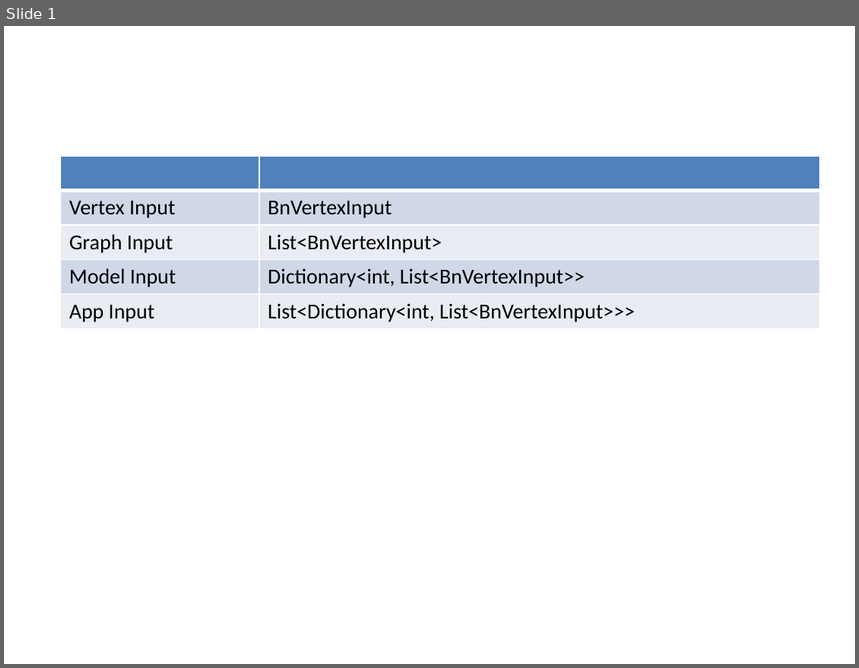
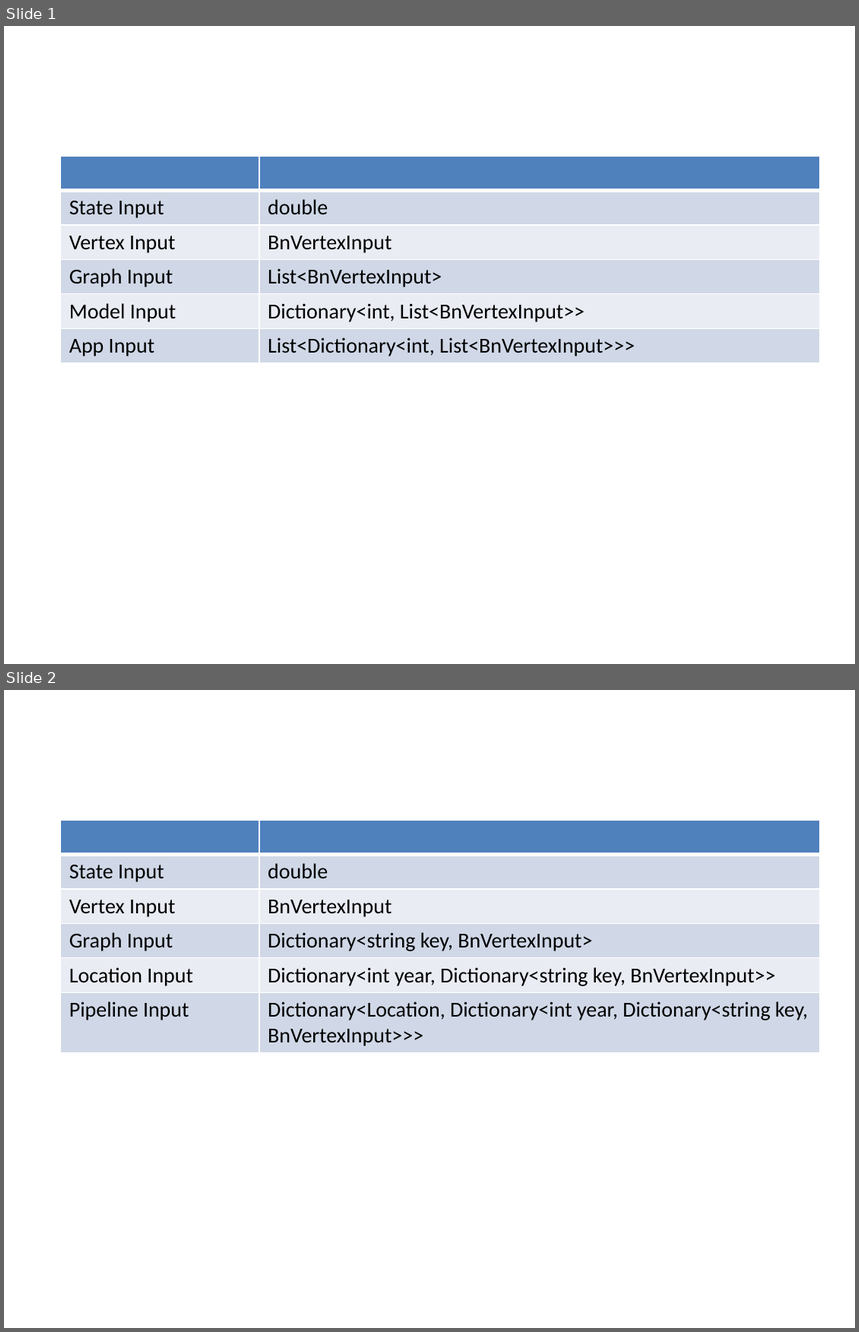
Before and after one commit to sandy70/Marv, a slide deck: Docs/MarvInputs.pptx. Shown one above the other, each under a label of ours: slide 1 before the commit, slides 1 and 2 after it. The pictures are 859x668 and 859x1332 pixels, drawn with LibreOffice and Linux fonts; fonts in the diff are those of the drawing. Boxes give left, top, right and bottom in pixels: in the first picture for what was removed or moved away, otherwise in the second. Text is boxed around its words. In the diff, an @@ line names an element or a change of style, - is before the commit and + after.

Commit message:
New definition of MarvInputs.

```diff
--- a/Docs/MarvInputs.pptx
+++ b/Docs/MarvInputs.pptx
@@ slide 2 added at (4,690,855,1328), background #FFFFFF @@
@@ table added at (61,820,819,1053), 6 rows, 2 columns @@
+ | 
+State Input | double
+Vertex Input | BnVertexInput
+Graph Input | Dictionary<string key, BnVertexInput>
+Location Input | Dictionary<int year, Dictionary<string key, BnVertexInput>>
+Pipeline Input | Dictionary<Location, Dictionary<int year, Dictionary<string key, BnVertexInput>>>
@@ slide 1 changed as well @@
@@ table at (61,156,819,363) @@
+row 2: State Input | double
```
Also in this commit, not shown: 1 other slide added.
